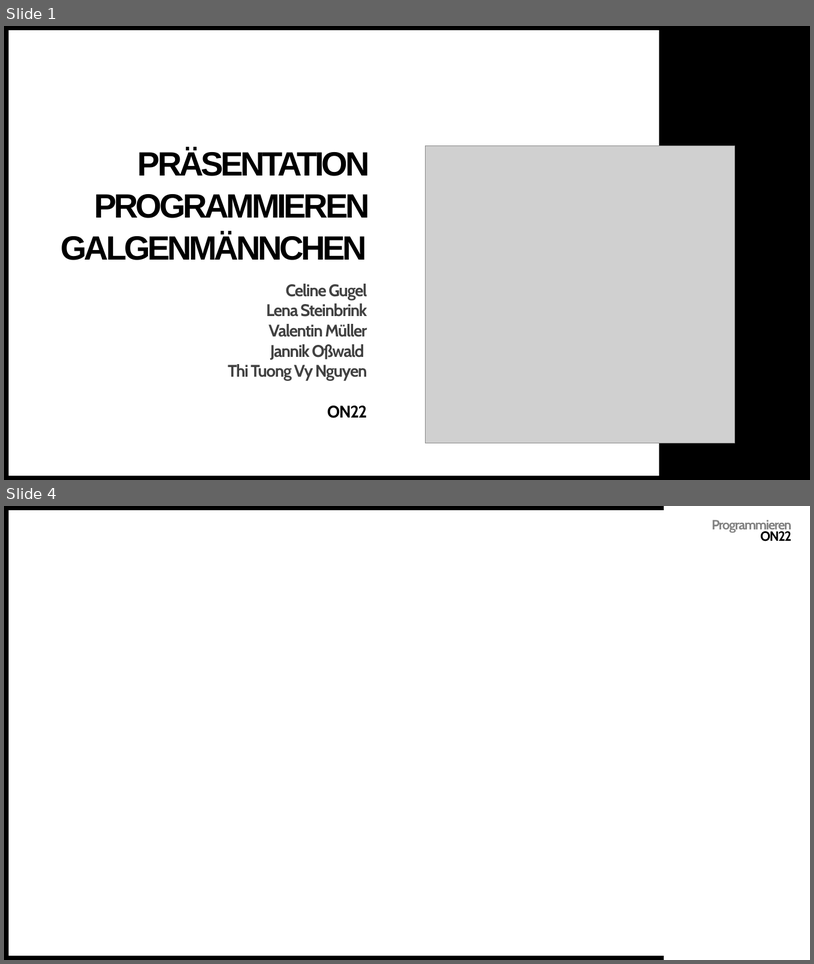
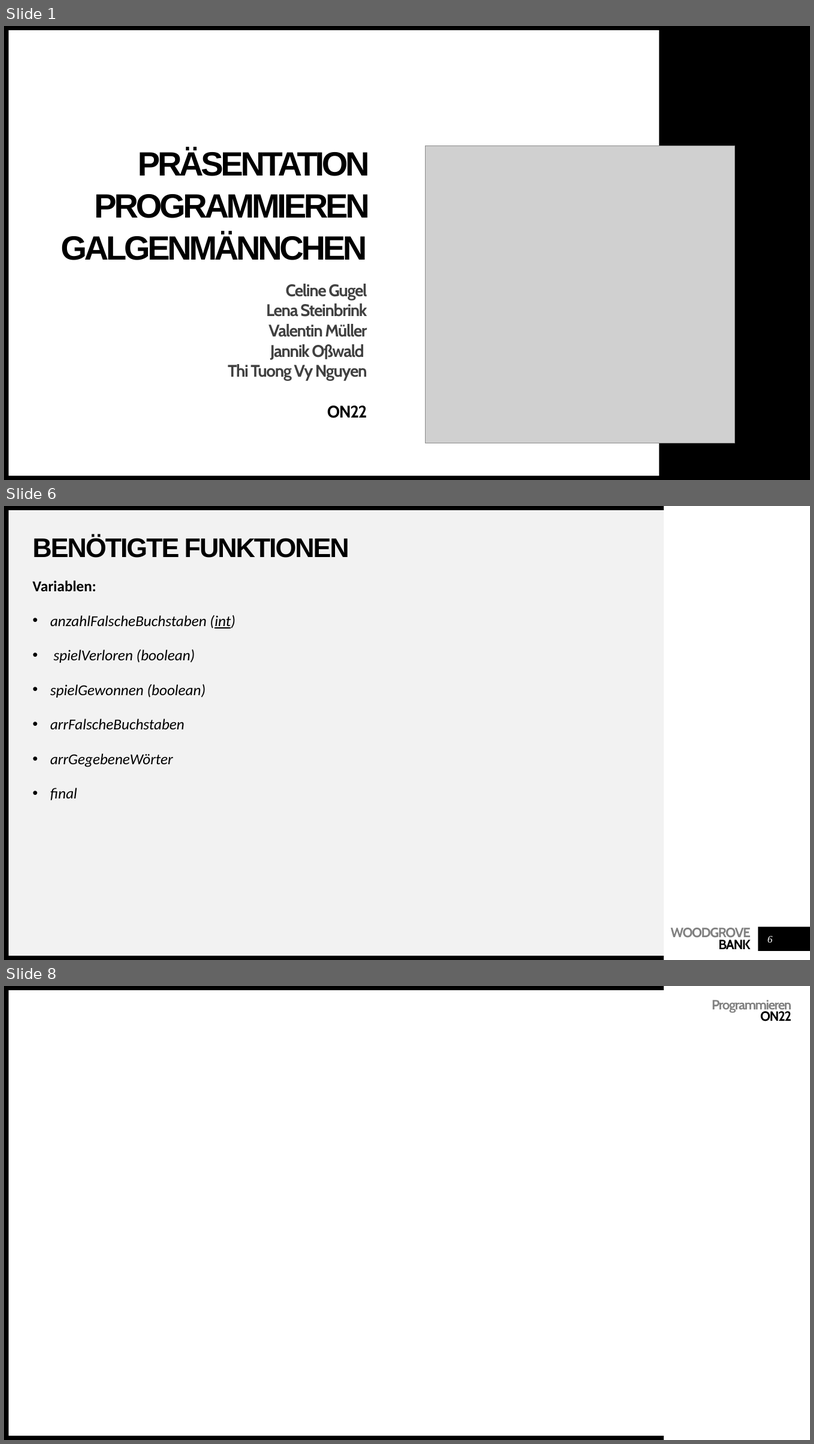
Before and after one commit to muellerValentin/programmierenON22, a slide deck: Präsentation Programmieren Galgenmännchen.pptx. Shown one above the other, each under a label of ours: slides 1 and 4 before the commit, slides 1, 6 and 8 after it; the slides between them are not shown. The pictures are 814x964 and 814x1444 pixels, drawn with LibreOffice and Linux fonts; fonts in the diff are those of the drawing; grey boxes stand for pictures. Boxes give left, top, right and bottom in pixels: in the first picture for what was removed or moved away, otherwise in the second. Text is boxed around its words. In the diff, an @@ line names an element or a change of style, - is before the commit and + after.

Commit message:
PowerPoint
Benötigte Funktionen eingefügt

```diff
--- a/Präsentation Programmieren Galgenmännchen.pptx
+++ b/Präsentation Programmieren Galgenmännchen.pptx
@@ slide 6 added at (x1=4, y1=506, x2=810, y2=960), background #FFFFFF; not listed: 3 template elements that a slide beside it also shows @@
@@ rectangle added at (x1=9, y1=510, x2=665, y2=955), fill #F2F2F2 @@
@@ title added at (x1=33, y1=536, x2=350, y2=558), 32 pt, text #000000, bold @@
+BENÖTIGTE FUNKTIONEN
@@ text added at (x1=33, y1=580, x2=235, y2=800), 18 pt, text #000000, italic @@
+Variablen:
+• anzahlFalscheBuchstaben (int)
+• spielVerloren (boolean)
+• spielGewonnen (boolean)
+• arrFalscheBuchstaben
+• arrGegebeneWörter
+• final
@@ text added at (x1=671, y1=927, x2=751, y2=949), 16 pt, text #808080, bold @@
+WOODGROVE BANK
@@ rectangle added at (x1=759, y1=927, x2=810, y2=951), fill #000000 @@
@@ page number added at (x1=768, y1=936, x2=773, y2=942), 12 pt, text #FFFFFF, italic @@
+6
@@ what was slide 4 is now slide 8 @@
```
Also in this commit, not shown: 1 slide changed, 4 other slides added, 1 slide removed, 1 other file.
